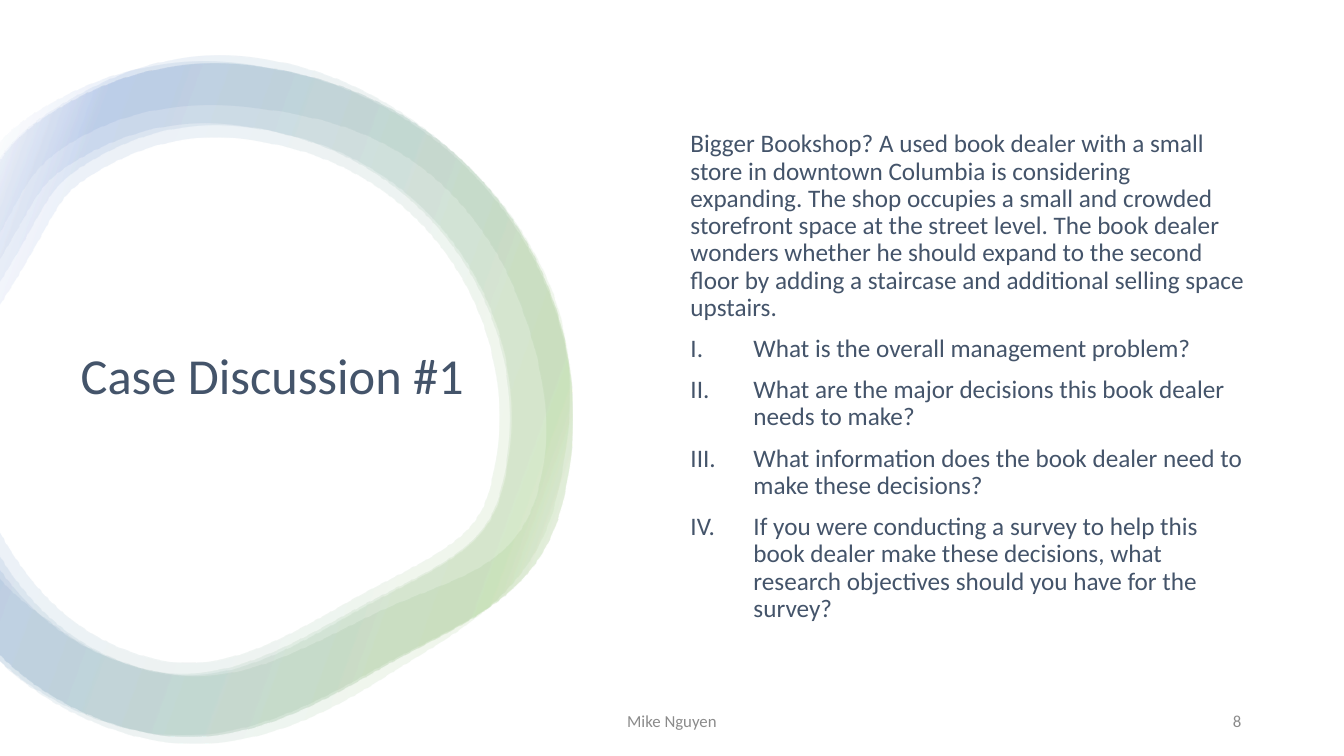
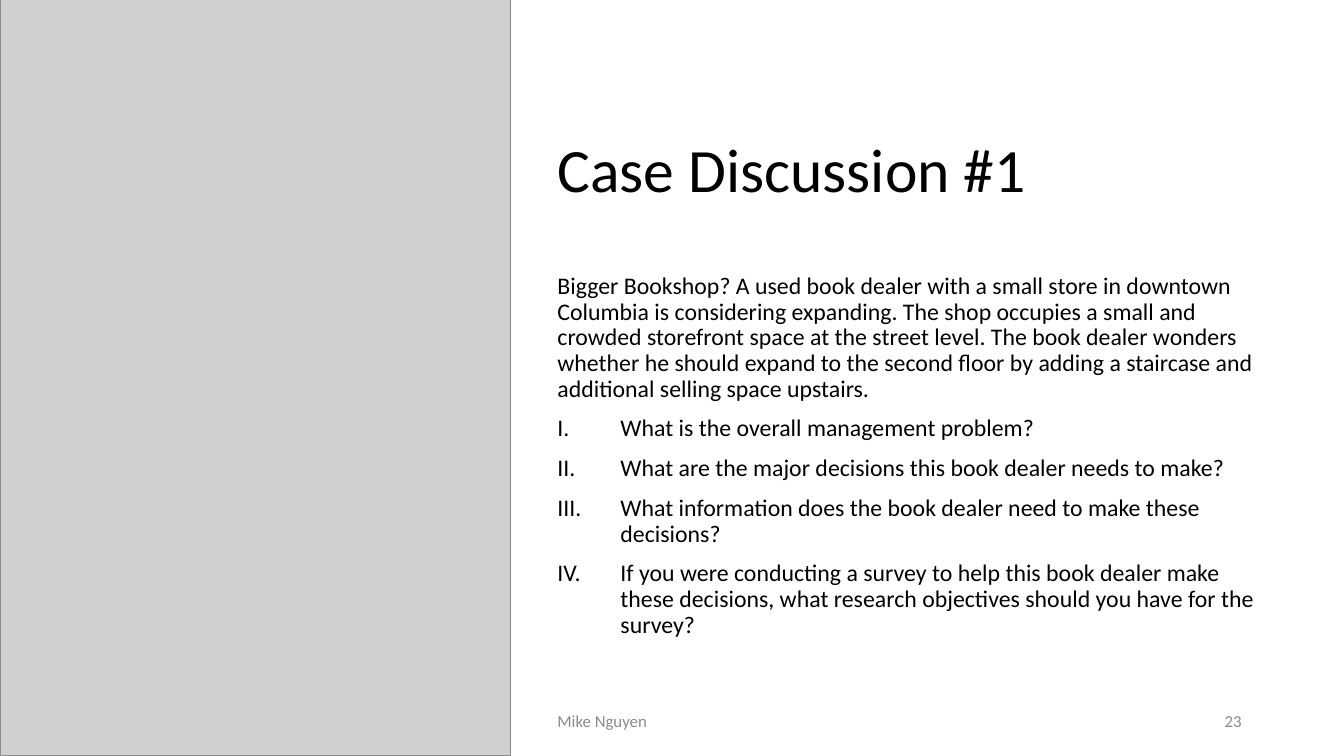
Before and after one commit to mikenguyen13/mar4050, a slide deck: slide 23 of lectures/2/1_Problem & Intro to Project.pptx (slide 8 before the commit). Drawn at 1344x756 pixels with LibreOffice and Linux fonts; fonts in the diff are those of the drawing; grey boxes stand for pictures. Boxes give left, top, right and bottom in pixels: in the first picture for what was removed or moved away, otherwise in the second. Text is boxed around its words. In the diff, an @@ line names an element or a change of style, - is before the commit and + after.

```diff
--- a/lectures/2/1_Problem & Intro to Project.pptx
+++ b/lectures/2/1_Problem & Intro to Project.pptx
@@ rectangle removed at (x1=0, y1=0, x2=1344, y2=756) @@
@@ picture added at (x1=0, y1=0, x2=511, y2=756) @@
@@ group removed at (x1=0, y1=56, x2=574, y2=744): 4 freeform shapes @@
@@ title "Case Discussion #1" moved from (x1=81, y1=359, x2=464, y2=395) to (x1=557, y1=149, x2=1026, y2=193) @@
@@ title "Case Discussion #1" at (x1=557, y1=149, x2=1026, y2=193): size 36 to 44 pt, text colour #44546A to #000000; vertical alignment middle to bottom @@
@@ text "Bigger Bookshop? A used book ..." moved from (x1=690, y1=134, x2=1243, y2=621) to (x1=557, y1=277, x2=1253, y2=637) @@
@@ text "Bigger Bookshop? A used book ..." at (x1=557, y1=277, x2=1253, y2=637): size 18 to 17 pt, text colour #44546A to #000000; vertical alignment middle to top @@
@@ text "Mike Nguyen" moved from (x1=627, y1=715, x2=717, y2=730) to (x1=557, y1=715, x2=647, y2=730) @@
@@ text "Mike Nguyen" at (x1=557, y1=715, x2=647, y2=730): alignment centre to left @@
@@ page number added at (x1=1225, y1=716, x2=1242, y2=727), 12 pt, text #8C8C8C @@
+23
@@ page number removed at (x1=1233, y1=715, x2=1241, y2=727) @@
-8
```
Also in this commit, not shown: 5 other slides changed, 15 slides added, 1 slide removed, 1 other file.
